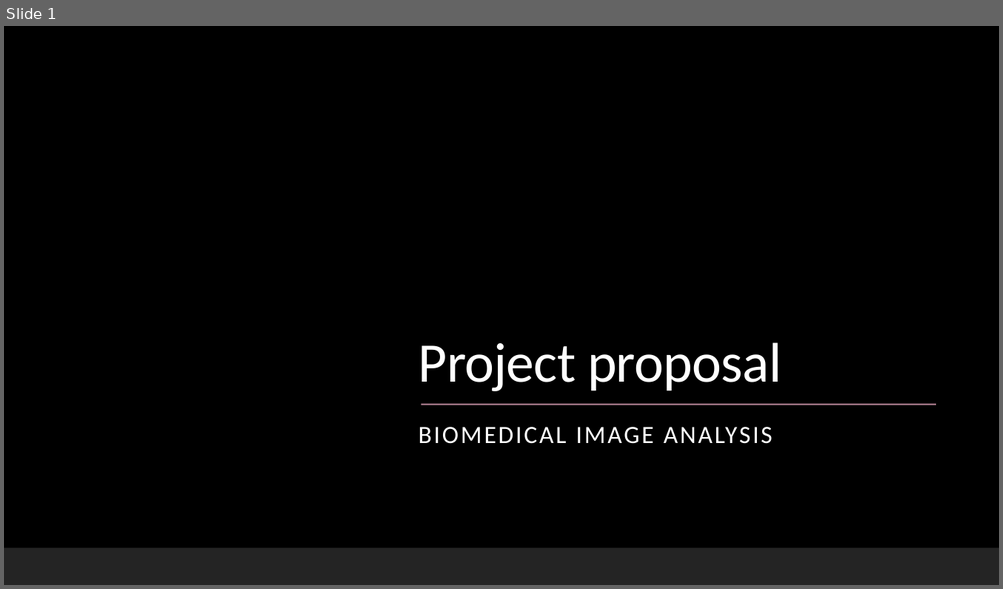
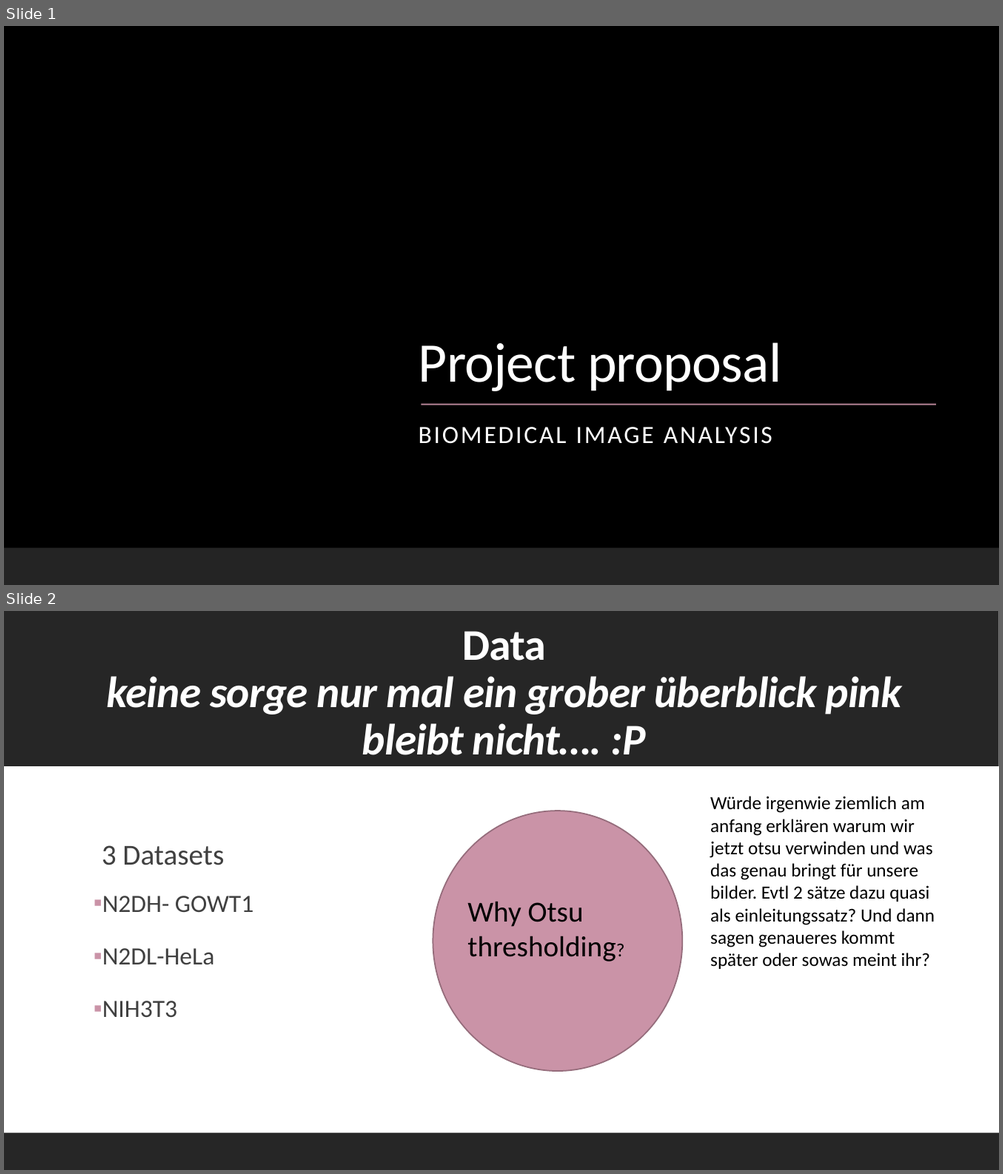
Before and after one commit to datascience-mobi-2022/2022-topic-01-team-04, a slide deck: presentation/layout.pptx. Shown one above the other, each under a label of ours: slide 1 before the commit, slides 1 and 2 after it. The pictures are 1003x589 and 1003x1174 pixels, drawn with LibreOffice and Linux fonts; fonts in the diff are those of the drawing; background and template pictures are left out. Boxes give left, top, right and bottom in pixels: in the first picture for what was removed or moved away, otherwise in the second. Text is boxed around its words. In the diff, an @@ line names an element or a change of style, - is before the commit and + after.

```diff
--- a/presentation/layout.pptx
+++ b/presentation/layout.pptx
@@ slide 2 added at [4, 611, 999, 1170], background #FFFFFF @@
@@ rectangle added at [4, 611, 999, 1170], fill #FFFFFF @@
@@ rectangle added at [4, 611, 999, 766], fill #262626 @@
@@ title added at [107, 631, 902, 755], 42.3 pt, text #FFFFFF, bold, italic @@
+Data
+keine sorge nur mal ein grober überblick pink bleibt nicht…. :P
@@ text added at [710, 796, 934, 969], 18 pt, text #000000 @@
+Würde irgenwie ziemlich am anfang erklären warum wir jetzt otsu verwinden und was das genau bringt für unsere bilder. Evtl 2 sätze dazu quasi als einleitungssatz? Und dann sagen genaueres kommt später oder sowas meint ihr?
@@ ellipse added at [433, 811, 683, 1071], fill #CA93A7, outline #956D7C 1.25 pt @@
@@ text added at [102, 846, 253, 1018], 24 pt, text #404040 @@
+  3 Datasets
+▪ N2DH- GOWT1
+▪ N2DL-HeLa
+▪ NIH3T3
@@ text added at [467, 901, 615, 962], 28 pt, text #000000 @@
+Why Otsu thresholding?
@@ rectangle added at [4, 1133, 999, 1170], fill #262626 @@
```
Also in this commit, not shown: 4 other slides added, 2 slides removed.
